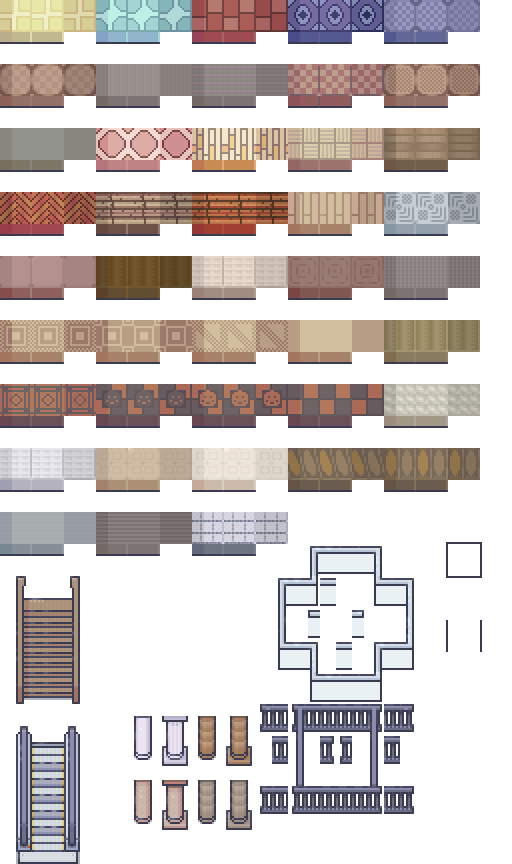
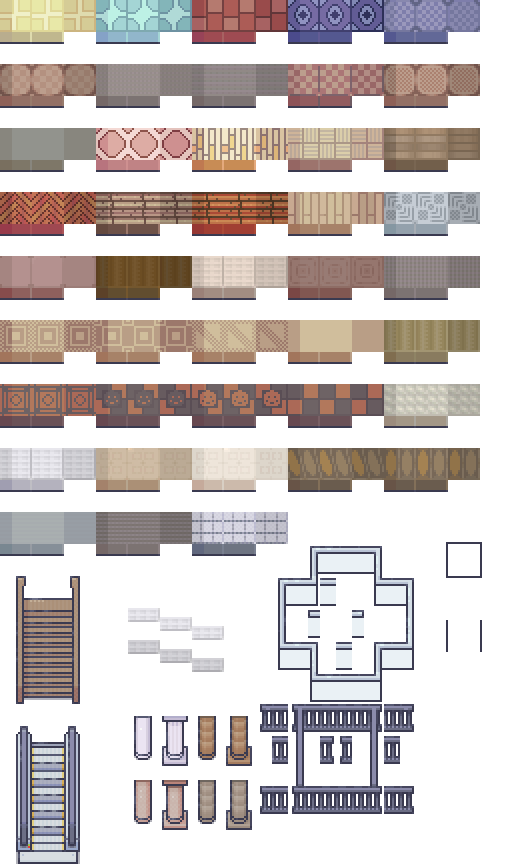
Two versions of the same layered image (w=512, h=864). Layer-by-layer changes:
painted on "LimeZu_MI_Visibile_Upstairs_System.png" over [128, 608, 224, 672]
